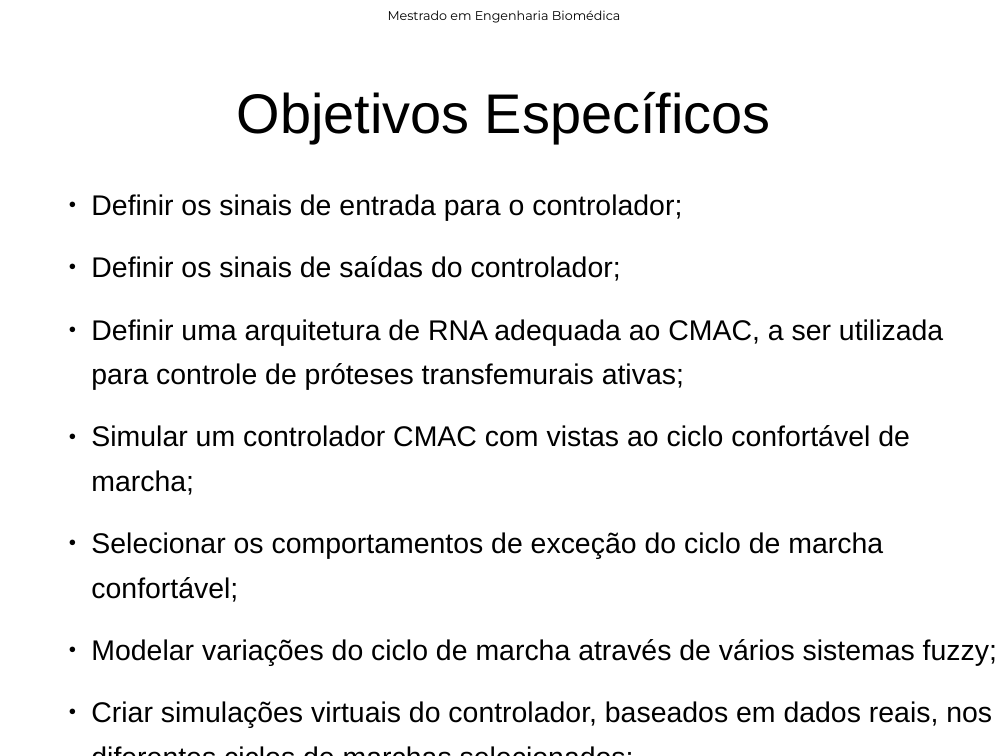
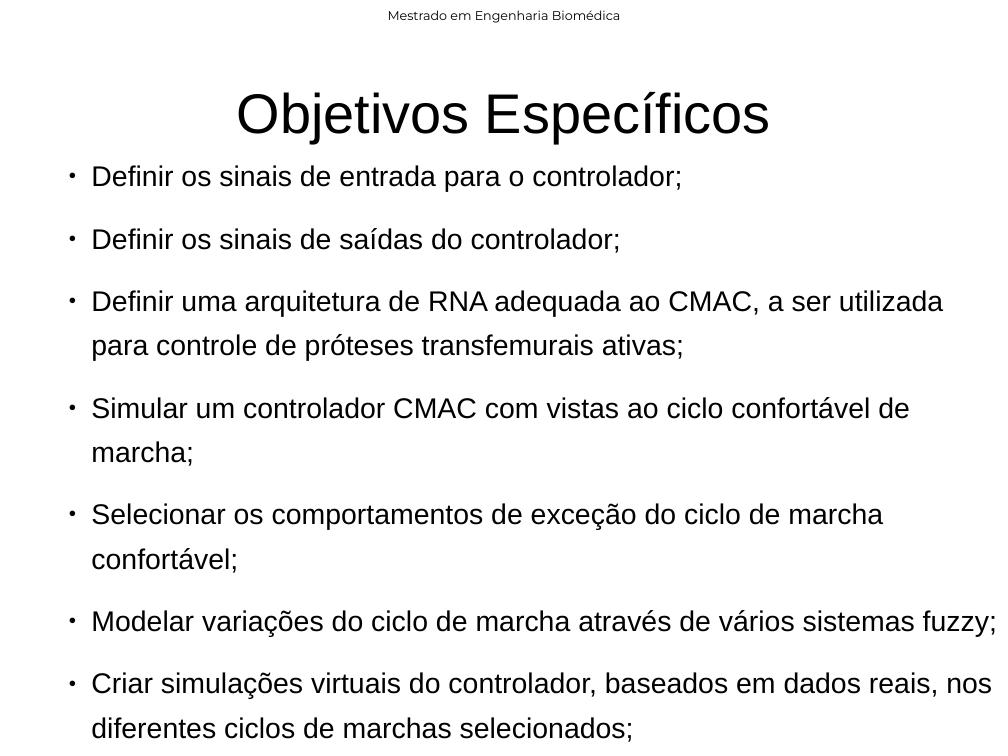
Before and after one commit to rob-nn/dissertation, a slide deck: slide 6 of qualify/qualify.odp. Drawn at 1008x756 pixels with LibreOffice and Linux fonts; fonts in the diff are those of the drawing; background and template pictures are left out. Boxes give left, top, right and bottom in pixels: in the first picture for what was removed or moved away, otherwise in the second. Text is boxed around its words. In the diff, an @@ line names an element or a change of style, - is before the commit and + after.

```diff
--- a/qualify/qualify.odp
+++ b/qualify/qualify.odp
@@ text "Definir os sinais de entrada ..." rewrapped from (91, 194, 997, 728) to (91, 165, 997, 742) @@
```
Also in this commit, not shown: 18 other slides changed, 6 slides added, 18 other files.
